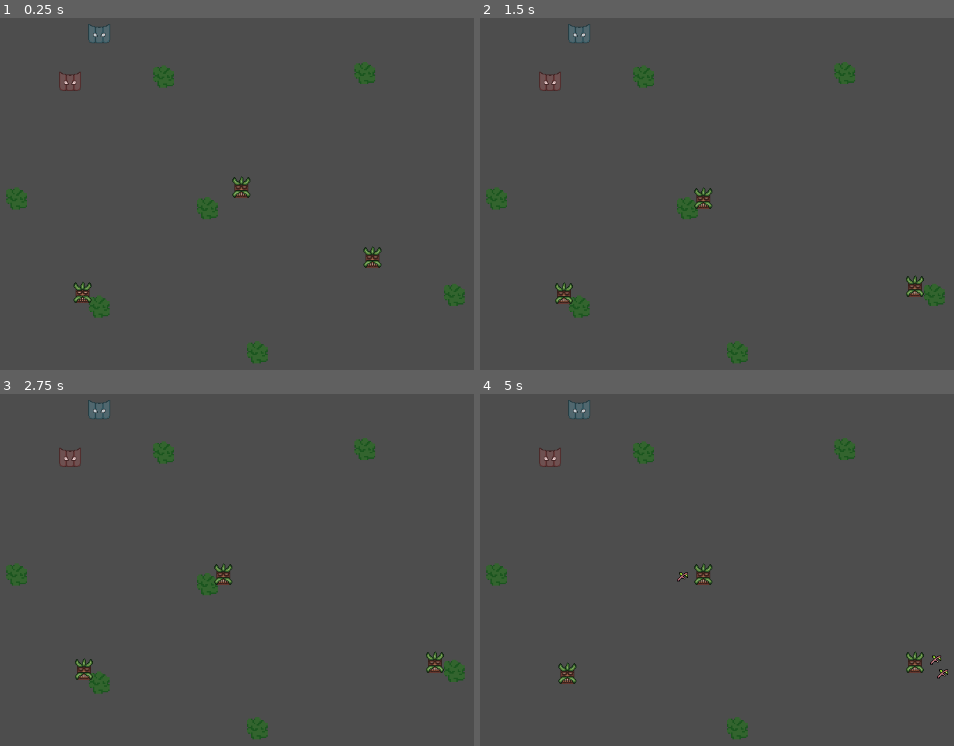
Above: before the commit, frames 1-4 (two rows, left to right).
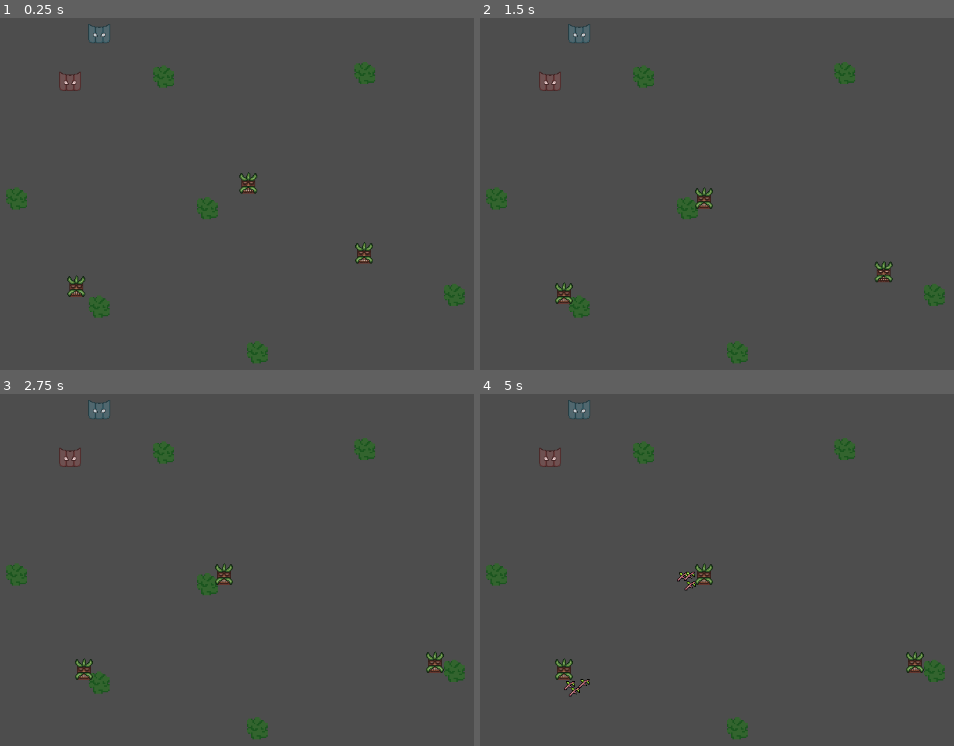
Above: after the commit, the same moments.

Repository: Kayno0o/gwj-86-godot
Game: Godot game, scene res://stages/game/game.tscn
The game is run twice, just before and just after one commit, with the same random seed, the same clock (stepped at 60 frames per second) and the same inputs.
Inputs:
- Up to frame 1 (0.25 s): no input
- Up to frame 2 (1.5 s): no input
- Up to frame 3 (2.75 s): tap Enter at 2 s
- Up to frame 4 (5 s): tap Space at 2.75 s; tap Enter at 3.5 s

The runs differ from the first frame. In frame 1, 0.8% of the frame differs, in the area x 14-81%, y 43-81%; in frame 2, 0.5%; in frame 3, 0.1%; in frame 4, 0.8%.

Commit message:
feat: use stats from skill tree

Diff:
--- a/entities/mask/mask.gd
+++ b/entities/mask/mask.gd
@@ -1,19 +1,22 @@
 extends CharacterBody2D
 class_name Mask
 
-@export var mask_task: Enum.EntityType = Enum.EntityType.MaskLumberjack
-@export var color: Color = Color.WHITE
+@export_category("Base")
 @export var mask_name: String = "Mask"
-@export var movement_speed: float = 50.0
+@export var type: Enum.EntityType
 
-@export var attack: float = 5
-@export var attack_speed: float = 1.0
-@export var attack_range: float = 15.0
-@export var attack_distance: float = 30.0
+@export var _movement_speed: float = 50.0
 
-@export var inventory_size: int = 1
-@export var pickup_distance: float = 30.0
-@export var target_search_cooldown: float = 0.5
+@export_category("Attack")
+@export var _attack: float = 5
+@export var _attack_speed: float = 1.0
+@export var _attack_range: float = 30.0
+@export var _attack_view_distance: float = 15.0
+
+@export_category("Pickup")
+@export var _inventory_size: int = 1
+@export var _pickup_range: float = 30.0
+@export var _target_search_cooldown: float = 2.0
 
 @export var interested_target_types: Array[String] = ["tree", "item"]
 
@@ -38,8 +41,8 @@
 	if not is_node_ready():
 		return
 
-func get_mask_task() -> Enum.EntityType:
-	return mask_task
+func get_entity_type() -> Enum.EntityType:
+	return type
 
 func get_mask_name() -> String:
 	return mask_name
@@ -58,5 +61,23 @@
 	if on_check_distance(distance):
 		return
 
-	velocity = direction * movement_speed
+	velocity = direction * get_movement_speed()
 	move_and_slide()
+
+
+func get_movement_speed() -> float:
+	return SkillTreeManager.get_fstat(type, SkillTreeManager.StatType.MovementSpeed, _movement_speed)
+func get_attack() -> float:
+	return SkillTreeManager.get_fstat(type, SkillTreeManager.StatType.Attack, _attack)
+func get_attack_speed() -> float:
+	return SkillTreeManager.get_fstat(type, SkillTreeManager.StatType.AttackSpeed, _attack_speed)
+func get_attack_range() -> float:
+	return SkillTreeManager.get_fstat(type, SkillTreeManager.StatType.AttackRange, _attack_range)
+func get_attack_view_distance() -> float:
+	return SkillTreeManager.get_fstat(type, SkillTreeManager.StatType.AttackViewDistance, _attack_view_distance)
+func get_inventory_size() -> int:
+	return SkillTreeManager.get_istat(type, SkillTreeManager.StatType.InventorySize, _inventory_size)
+func get_pickup_range() -> float:
+	return SkillTreeManager.get_fstat(type, SkillTreeManager.StatType.PickupRange, _pickup_range)
+func get_target_search_cooldown() -> float:
+	return SkillTreeManager.get_fstat(type, SkillTreeManager.StatType.TargetSearchCooldown, _target_search_cooldown)
--- a/entities/mask/mask_green/mask_green.gd
+++ b/entities/mask/mask_green/mask_green.gd
@@ -33,18 +33,21 @@
 		return
 
 	var distance = global_position.distance_to(current_target.global_position)
-	if distance < pickup_distance:
+	if distance < get_pickup_range():
 		var health_comp: HealthComponent = Utils.get_component(current_target, HealthComponent)
 		if not health_comp:
 			return
 
-		if health_comp.on_damage(attack):
+		if health_comp.on_damage(get_attack()):
 			damage_timer.stop()
-			target_search_timer.start(target_search_cooldown)
+			start_target_search()
 
 		return
 
 	damage_timer.stop()
+
+func start_target_search():
+	target_search_timer.start(get_target_search_cooldown())
 
 func _on_target_search_timer_timeout():
 	find_target()
@@ -67,20 +70,19 @@
 		return
 
 	current_target = new_target
-	if target_search_timer.is_stopped():
-		target_search_timer.start(target_search_cooldown)
+	start_target_search()
 
 func _on_target_removed(target: Node) -> void:
 	if current_target == target:
 		current_target = null
 
 func on_check_distance(distance: float) -> bool:
-	if current_target is Item and distance < pickup_distance:
+	if current_target is Item and distance < get_pickup_range():
 		velocity = Vector2.ZERO
 		on_touch_item()
 		return true
 
-	if current_target is ResourceProps and distance < attack_distance:
+	if current_target is ResourceProps and distance < get_attack_range():
 		velocity = Vector2.ZERO
 		on_touch_resource()
 		return true
@@ -90,7 +92,8 @@
 func on_touch_item():
 	current_target.queue_free()
 	current_target = null
+	start_target_search()
 
 func on_touch_resource():
 	if damage_timer.is_stopped():
-		damage_timer.start(attack_speed)
+		damage_timer.start(get_attack_speed())
--- a/entities/mask/mask_green/mask_green.tscn
+++ b/entities/mask/mask_green/mask_green.tscn
@@ -6,9 +6,7 @@
 
 [node name="MaskGreen" instance=ExtResource("1_kjuky")]
 script = ExtResource("2_fm2ip")
-color = Color(0.5019608, 1, 0.5019608, 1)
 mask_name = "Green Lumberjack"
-movement_speed = 100.0
 
 [node name="CollisionShape2D" parent="." index="0"]
 debug_color = Color(0.5019608, 1, 0.5019608, 0.5019608)
--- a/project.godot
+++ b/project.godot
@@ -20,6 +20,7 @@
 Utils="*res://scripts/Utils.gd"
 TargetManager="*res://scripts/TargetManager.gd"
 Enum="*res://scripts/Enum.gd"
+SkillTreeManager="*res://scripts/SkillTreeManager.gd"
 
 [rendering]
 
--- a/scripts/SkillTreeManager.gd
+++ b/scripts/SkillTreeManager.gd
@@ -1,31 +1,42 @@
-class_name SkillTreeManager extends Node
+extends Node
 
 enum StatType {
-	InventorySize,
-
-	CheckCooldown,
-	PickupDistance,
 	MovementSpeed,
 
 	Attack,
 	AttackSpeed,
 	AttackRange,
-	AttackDistance,
+	AttackViewDistance,
+
+	InventorySize,
+	PickupRange,
+	TargetSearchCooldown,
 }
 
-var stat_bonuses: Dictionary = {
-	StatType.InventorySize: 0,
-	StatType.CheckCooldown: 0.0,
-	StatType.PickupDistance: 0.0,
+var _bonuses: Dictionary = {
 	StatType.MovementSpeed: 0.0,
+
 	StatType.Attack: 0.0,
 	StatType.AttackSpeed: 0.0,
 	StatType.AttackRange: 0.0,
-	StatType.AttackDistance: 0.0,
+	StatType.AttackViewDistance: 0.0,
+
+	StatType.InventorySize: 0,
+	StatType.PickupRange: 0.0,
+	StatType.TargetSearchCooldown: 0.0,
 }
 
-func get_fstat(stat_type: StatType, value: float) -> float:
-	return stat_bonuses[stat_type] + value
+var stat_bonuses: Dictionary = {}
 
-func get_istat(stat_type: StatType, value: int) -> int:
-	return stat_bonuses[stat_type] + value
+func _ready() -> void:
+	return
+
+func _init() -> void:
+	for entity_type in Enum.EntityType.values():
+		stat_bonuses[entity_type] = _bonuses.duplicate()
+
+func get_fstat(entity_type: Enum.EntityType, stat_type: StatType, value: float) -> float:
+	return stat_bonuses[entity_type][stat_type] + value
+
+func get_istat(entity_type: Enum.EntityType, stat_type: StatType, value: int) -> int:
+	return stat_bonuses[entity_type][stat_type] + value
